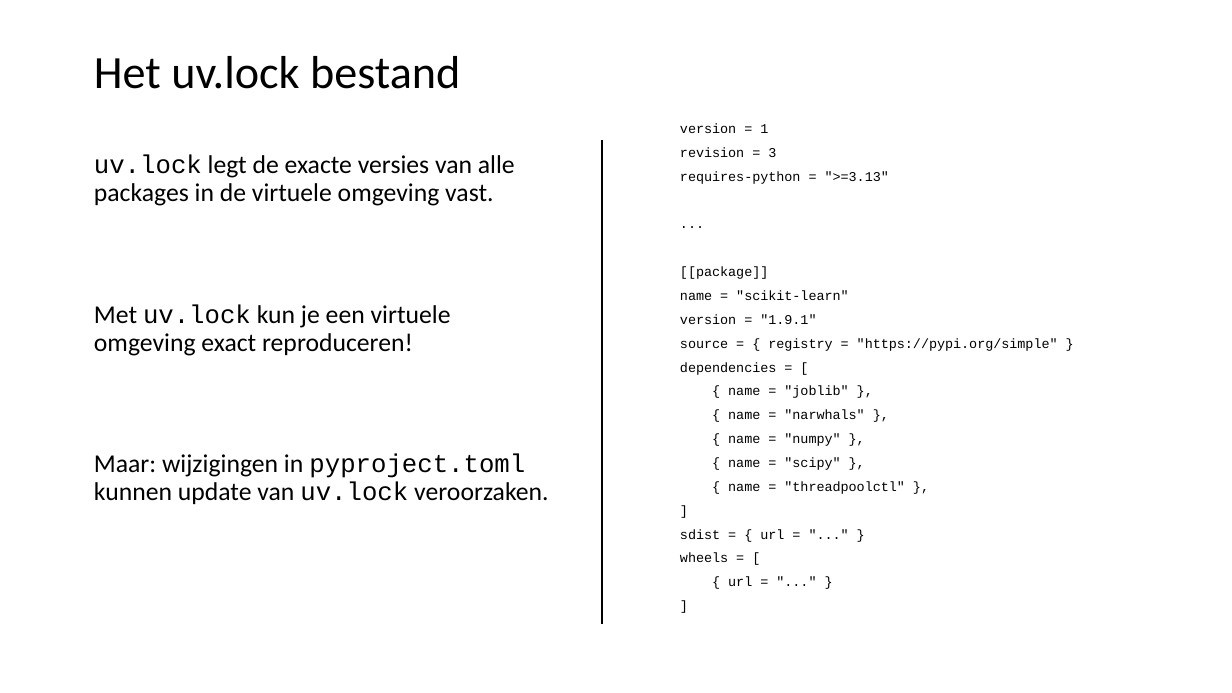
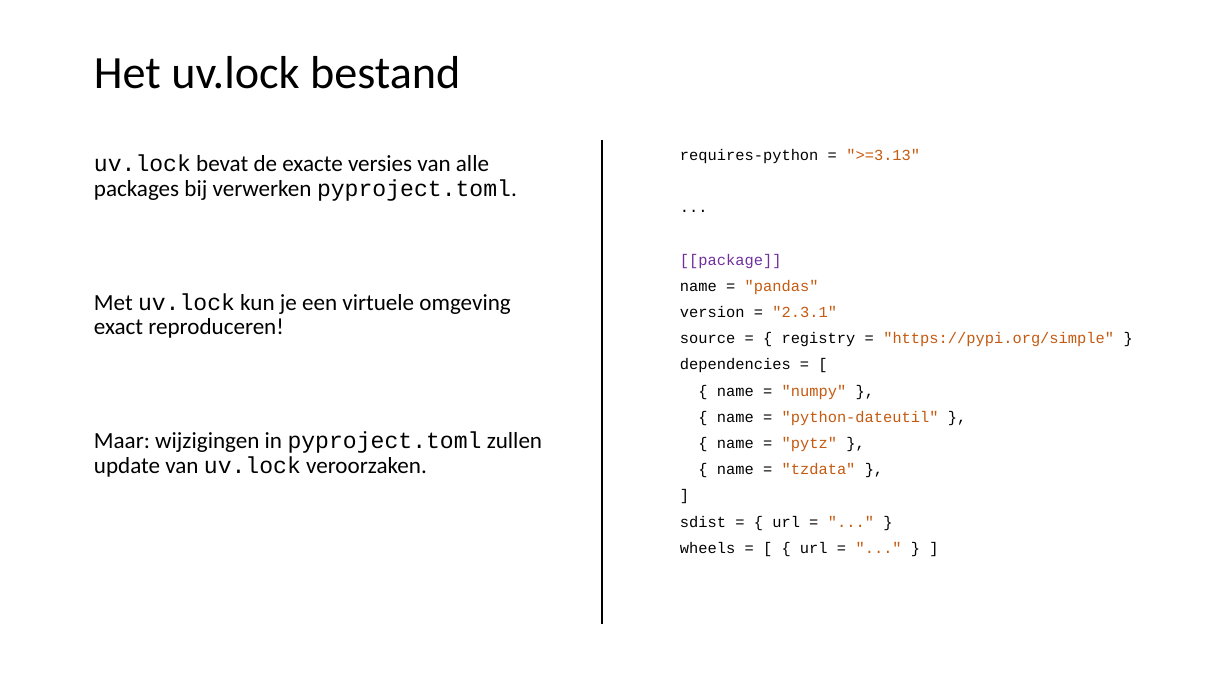
Before and after one commit to LFKoning/knowledge-sharing, a slide deck: slide 34 of python_course_4p/1_venv_package/1_venv_package.pptx (slide 28 before the commit). Drawn at 1232x693 pixels with LibreOffice and Linux fonts; fonts in the diff are those of the drawing. Boxes give left, top, right and bottom in pixels: in the first picture for what was removed or moved away, otherwise in the second. Text is boxed around its words. In the diff, an @@ line names an element or a change of style, - is before the commit and + after.

Commit message:
Update Python 4P part 1 and 4

```diff
--- a/python_course_4p/1_venv_package/1_venv_package.pptx
+++ b/python_course_4p/1_venv_package/1_venv_package.pptx
@@ text "requires-python = ">=3.13"": place and size @@
-text "requires-python = ">=3.13"" at <box>680,123,1058,586</box>
+text "requires-python = ">=3.13"" at <box>680,149,1114,553</box>
@@ text at <box>680,123,776,157</box>: paragraphs removed @@
-version = 1
-revision = 3
@@ text at <box>680,149,1114,527</box>: size 10.5 to 12 pt in "requires-python = ">=3.13"", "...", "[[package]]", "source = { registry = "https://pypi.org/simple" }" and 4 more places; text colour #000000 to #C55A11 in "">=3.13"", ""https://pypi.org/simple"", ""numpy"", ""...""; text colour #000000 to #7030A0 in "[[package]]" @@
@@ text at <box>94,155,517,201</box>: text changed; size 20 to 18 pt @@
-uv.lock legt de exacte versies van alle packages in de virtuele omgeving vast.
+uv.lock bevat de exacte versies van alle packages bij verwerken pyproject.toml.
@@ text at <box>94,293,510,338</box>: size 20 to 18 pt in "Met uv.lock kun je een virtuele omgeving ..." @@
@@ text at <box>680,280,837,317</box>: text changed; size 10.5 to 12 pt; text colour #000000 to #C55A11 @@
-name = "scikit-learn"
-version = "1.9.1"
+name = "pandas"
+version = "2.3.1"
@@ text at <box>728,386,864,419</box>: paragraphs removed @@
-{ name = "joblib" },
-{ name = "narwhals" },
@@ text at <box>717,411,939,474</box>: text changed; size 10.5 to 12 pt; text colour #000000 to #C55A11 @@
-{ name = "scipy" },
-{ name = "threadpoolctl" },
+{ name = "python-dateutil" },
+{ name = "pytz" },
+{ name = "tzdata" },
@@ text at <box>94,431,542,477</box>: text changed; size 20 to 18 pt @@
-Maar: wijzigingen in pyproject.toml kunnen update van uv.lock veroorzaken.
+Maar: wijzigingen in pyproject.toml zullen update van uv.lock veroorzaken.
@@ text at <box>680,542,828,553</box>: text changed; size 10.5 to 12 pt @@
-wheels = [
-{ url = "..." }
-]
+wheels = [ { url = "..." } ]
```
Also in this commit, not shown: 38 other slides changed, 7 slides added, 3 slides removed, 5 other files.
